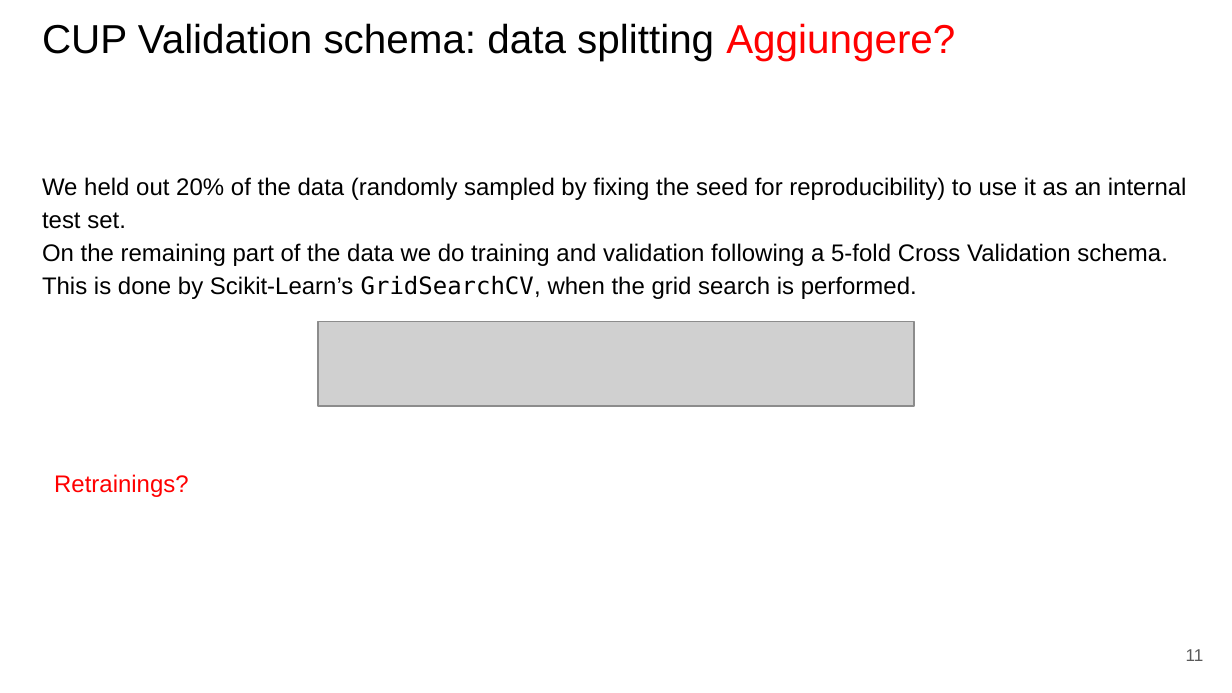
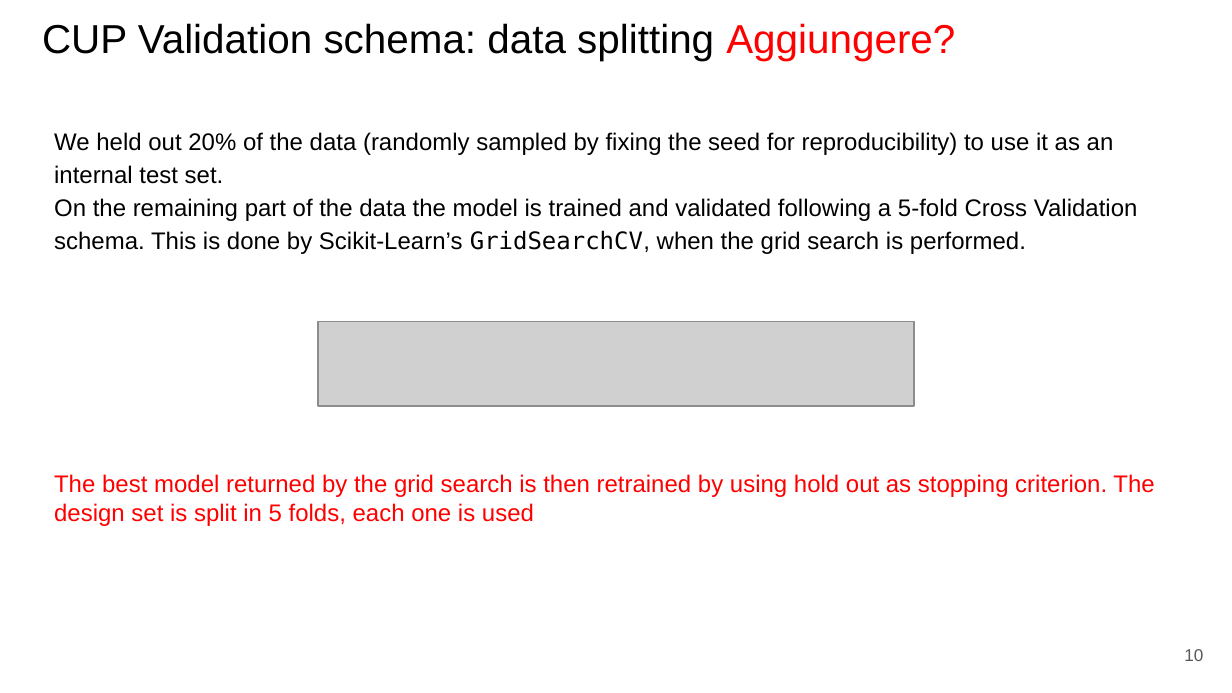
Before and after one commit to paolo-junior-mollica/machine-learning-project, a slide deck: slide 10 of relazione/ML-2023-PRJ-Slides-Demo.pptx (slide 11 before the commit). Drawn at 1232x693 pixels with LibreOffice and Linux fonts; fonts in the diff are those of the drawing; grey boxes stand for pictures. Boxes give left, top, right and bottom in pixels: in the first picture for what was removed or moved away, otherwise in the second. Text is boxed around its words. In the diff, an @@ line names an element or a change of style, - is before the commit and + after.

```diff
--- a/relazione/ML-2023-PRJ-Slides-Demo.pptx
+++ b/relazione/ML-2023-PRJ-Slides-Demo.pptx
@@ text "We held out 20% of ...": place and size @@
-text "We held out 20% of ..." at bbox=[42, 177, 1187, 299]
+text "We held out 20% of ..." at bbox=[54, 132, 1138, 254]
@@ text at bbox=[54, 132, 1114, 184]: indent changed; less space between paragraphs @@
@@ text at bbox=[54, 198, 1138, 254]: text changed @@
-On the remaining part of the data we do training and validation following a 5-fold Cross Validation schema. This is done by Scikit-Learn’s GridSearchCV, when the grid search is performed.
+On the remaining part of the data the model is trained and validated following a 5-fold Cross Validation schema. This is done by Scikit-Learn’s GridSearchCV, when the grid search is performed.
@@ text at bbox=[54, 474, 1154, 526]: text changed @@
-Retrainings?
+The best model returned by the grid search is then retrained by using hold out as stopping criterion. The design set is split in 5 folds, each one is used
@@ page number at bbox=[1184, 649, 1203, 661]: text changed @@
-11
+10
```
Also in this commit, not shown: 7 other slides changed, 1 slide removed.
